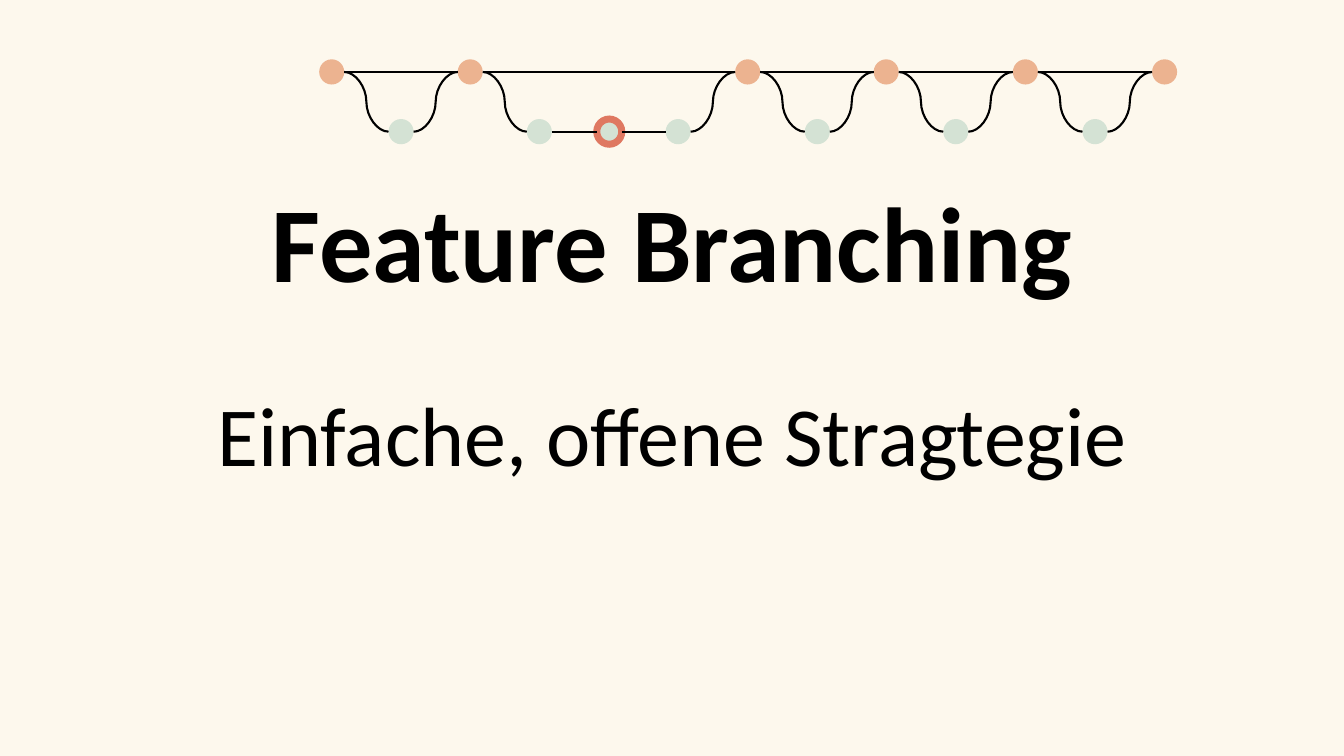
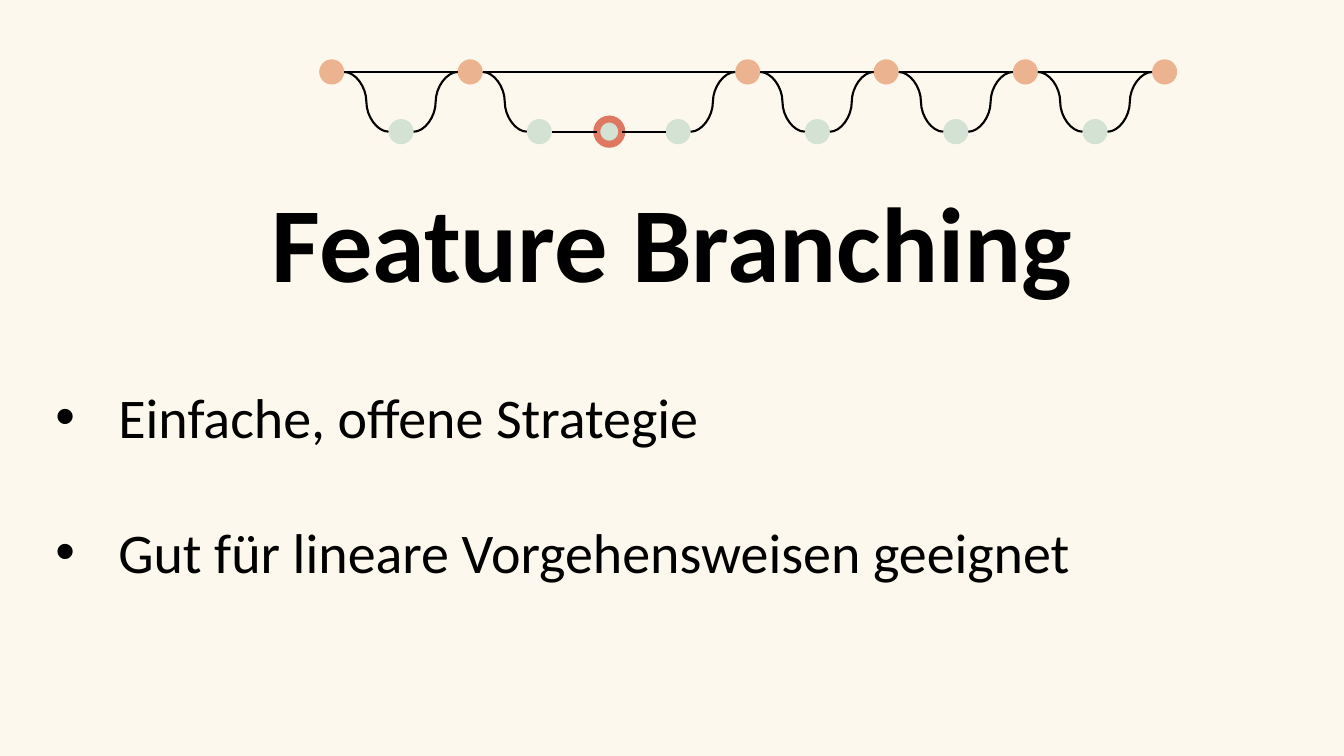
Before and after one commit to coloph0nius/SWEN, a slide deck: slide 6 of GITDesign.pptx (slide 10 before the commit). Drawn at 1344x756 pixels with LibreOffice and Linux fonts; fonts in the diff are those of the drawing; background and template pictures are left out. Boxes give left, top, right and bottom in pixels: in the first picture for what was removed or moved away, otherwise in the second. Text is boxed around its words. In the diff, an @@ line names an element or a change of style, - is before the commit and + after.

```diff
--- a/GITDesign.pptx
+++ b/GITDesign.pptx
@@ text at (x1=118, y1=399, x2=1069, y2=583): text changed; size 60 to 40 pt @@
-Einfache, offene Stragtegie
+• Einfache, offene Strategie
+• Gut für lineare Vorgehensweisen geeignet
```
Also in this commit, not shown: 9 other slides changed, 14 slides removed.
